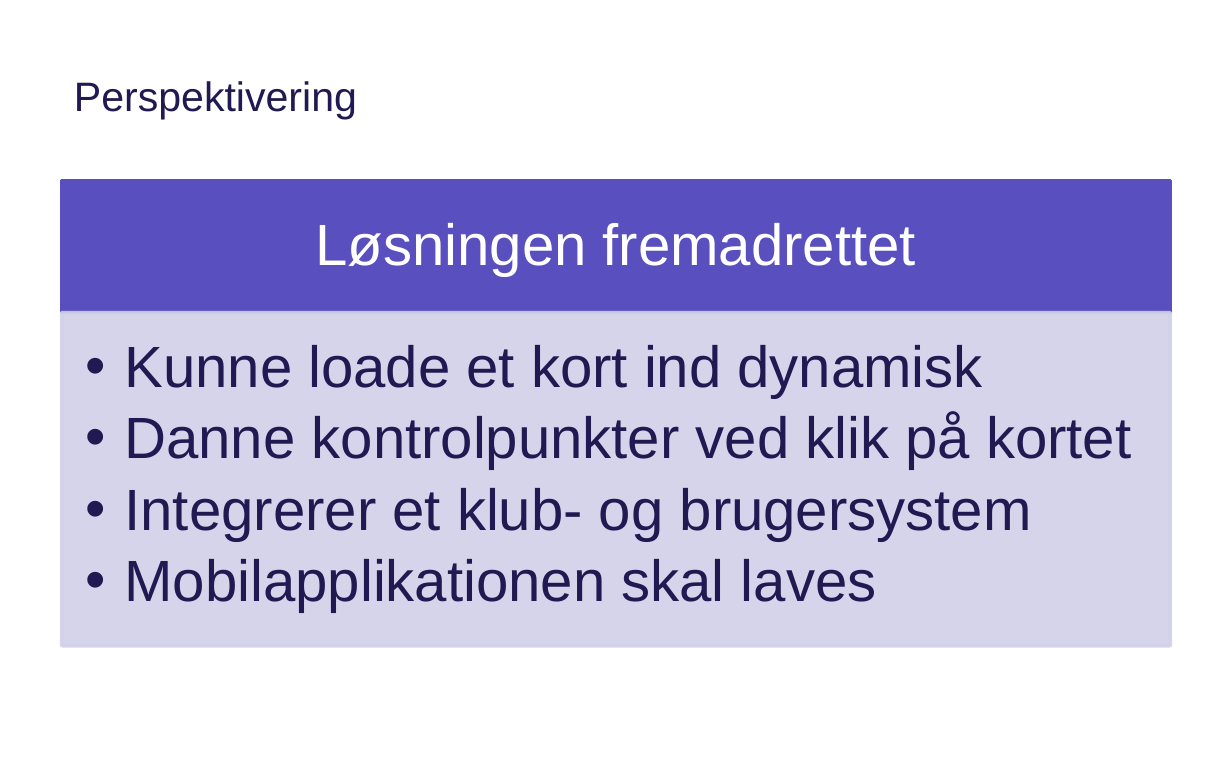
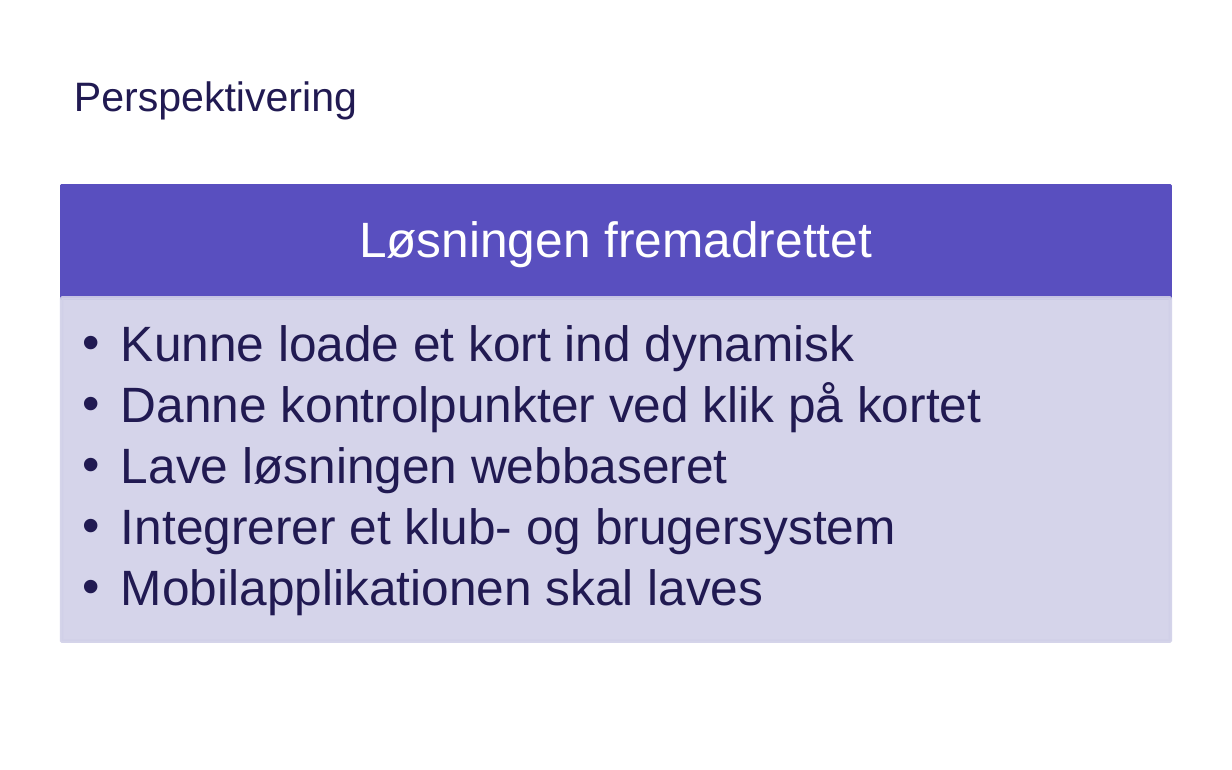
Before and after one commit to Haurum/P2, a slide deck: slide 20 of PP OT.pptx. Drawn at 1232x770 pixels with LibreOffice and Linux fonts; fonts in the diff are those of the drawing; background and template pictures are left out. Boxes give left, top, right and bottom in pixels: in the first picture for what was removed or moved away, otherwise in the second. Text is boxed around its words. In the diff, an @@ line names an element or a change of style, - is before the commit and + after.

```diff
--- a/PP OT.pptx
+++ b/PP OT.pptx
@@ text "Løsningen fremadrettet" at <box>359,221,871,267</box>: size 34 to 29 pt; less space between paragraphs @@
@@ rectangle: place and size @@
-rectangle at <box>62,181,1170,313</box>
+rectangle at <box>62,186,1170,298</box>
@@ text "Kunne loade et kort ind ...": place and size @@
-text "Kunne loade et kort ind ..." at <box>125,345,1131,612</box>
+text "Kunne loade et kort ind ..." at <box>121,325,981,615</box>
@@ rectangle: place and size @@
-rectangle at <box>62,313,1170,646</box>
+rectangle at <box>62,298,1170,642</box>
@@ text at <box>121,325,981,615</box>: size 34 to 29 pt in "Kunne loade et kort ind dynamisk", "Danne kontrolpunkter ved klik på kortet", "Integrerer et klub- og brugersystem", "Mobilapplikationen skal laves" @@
@@ text at <box>121,447,727,493</box>: paragraph added @@
+  •• Lave løsningen webbaseret
```
Also in this commit, not shown: 2 other slides changed.
